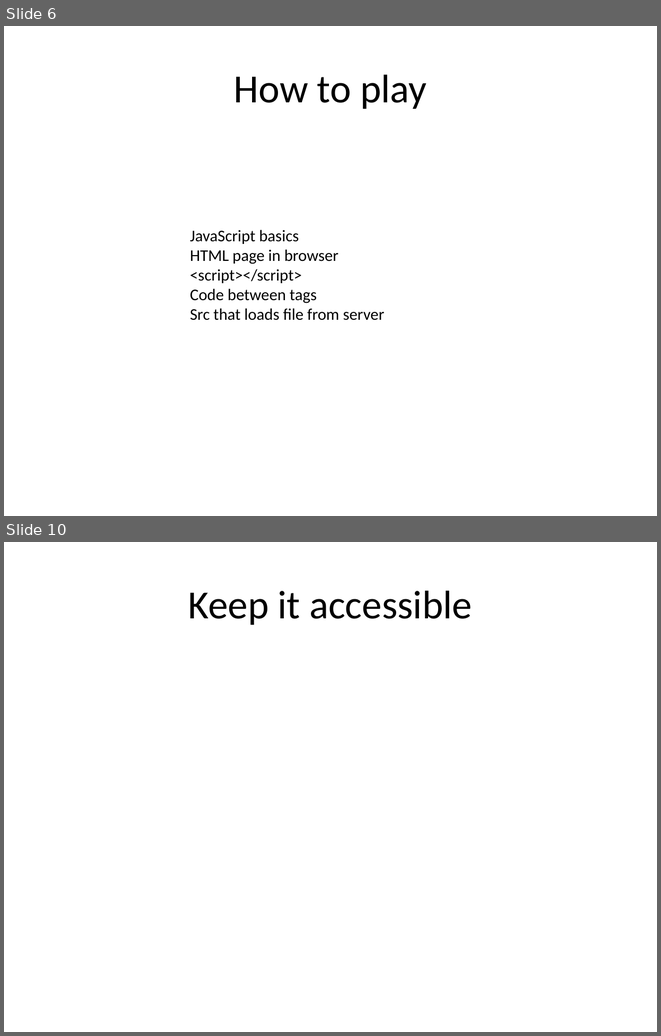
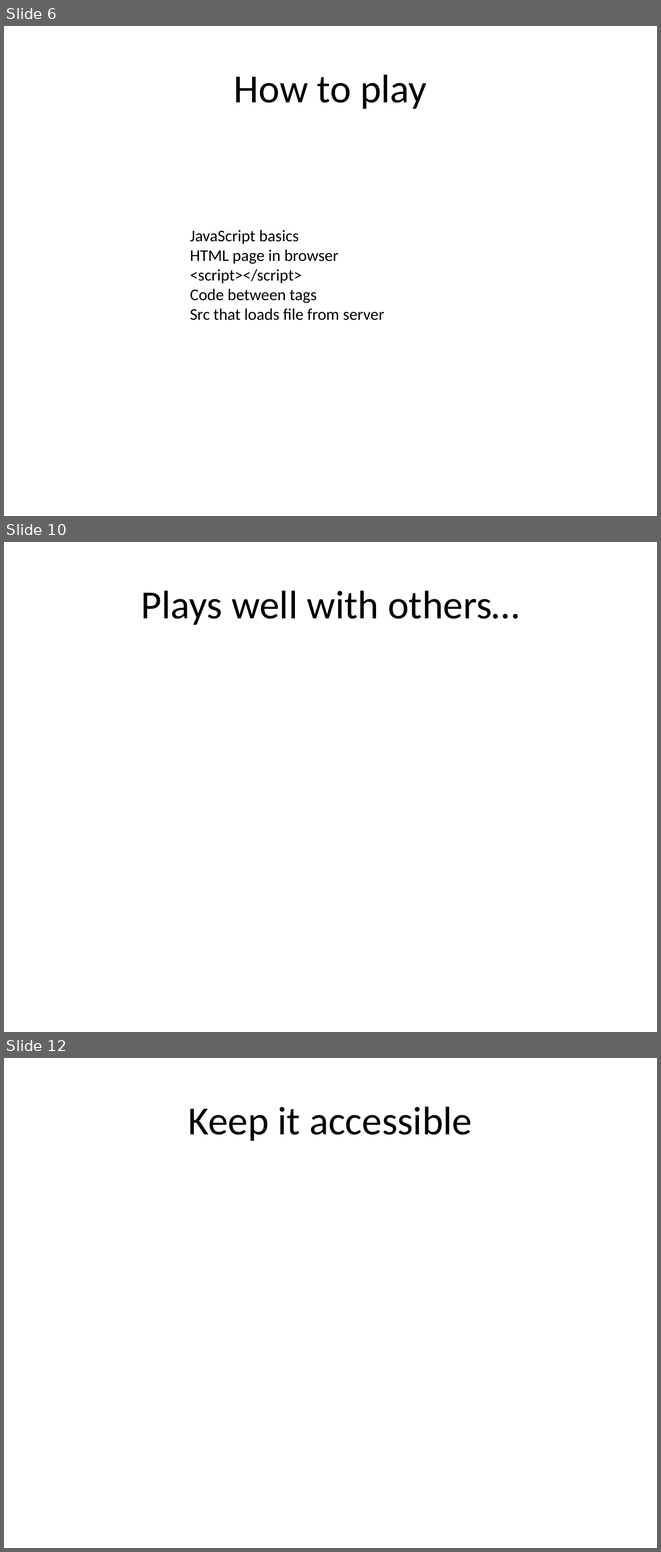
Before and after one commit to paul-burtness/webdevmojo, a slide deck: webdevmojo.pptx. Shown one above the other, each under a label of ours: slides 6 and 10 before the commit, slides 6, 10 and 12 after it; the slides between them are not shown. The pictures are 661x1036 and 661x1552 pixels, drawn with LibreOffice and Linux fonts; fonts in the diff are those of the drawing. Boxes give left, top, right and bottom in pixels: in the first picture for what was removed or moved away, otherwise in the second. Text is boxed around its words. In the diff, an @@ line names an element or a change of style, - is before the commit and + after.

```diff
--- a/webdevmojo.pptx
+++ b/webdevmojo.pptx
@@ slide 10 added at (x1=4, y1=542, x2=657, y2=1032), background #FFFFFF @@
@@ title added at (x1=141, y1=590, x2=519, y2=625), 44 pt, text #000000 @@
+Plays well with others…
@@ what was slide 10 is now slide 12 @@
```
Also in this commit, not shown: 6 slides changed, 1 other slide added.
